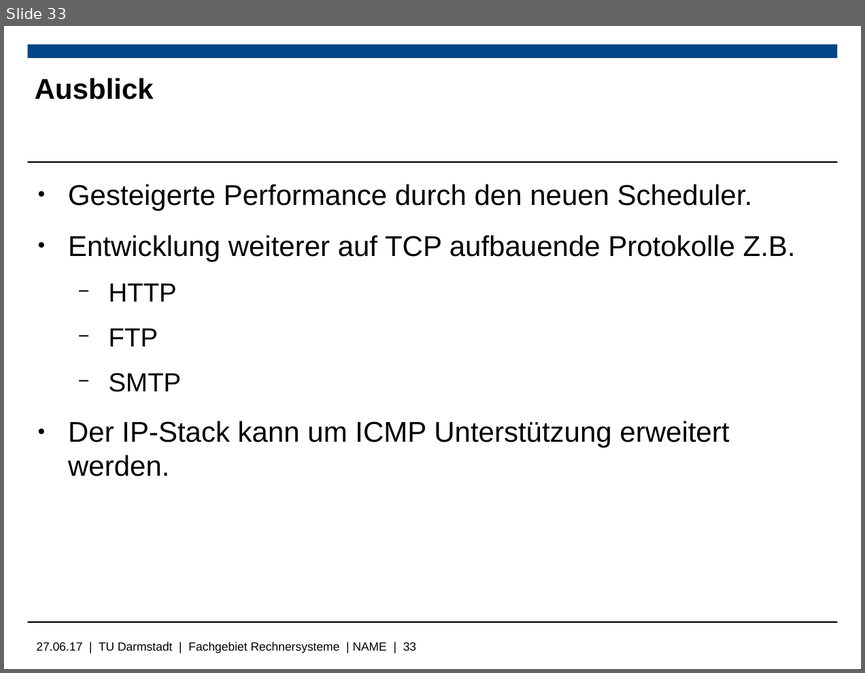
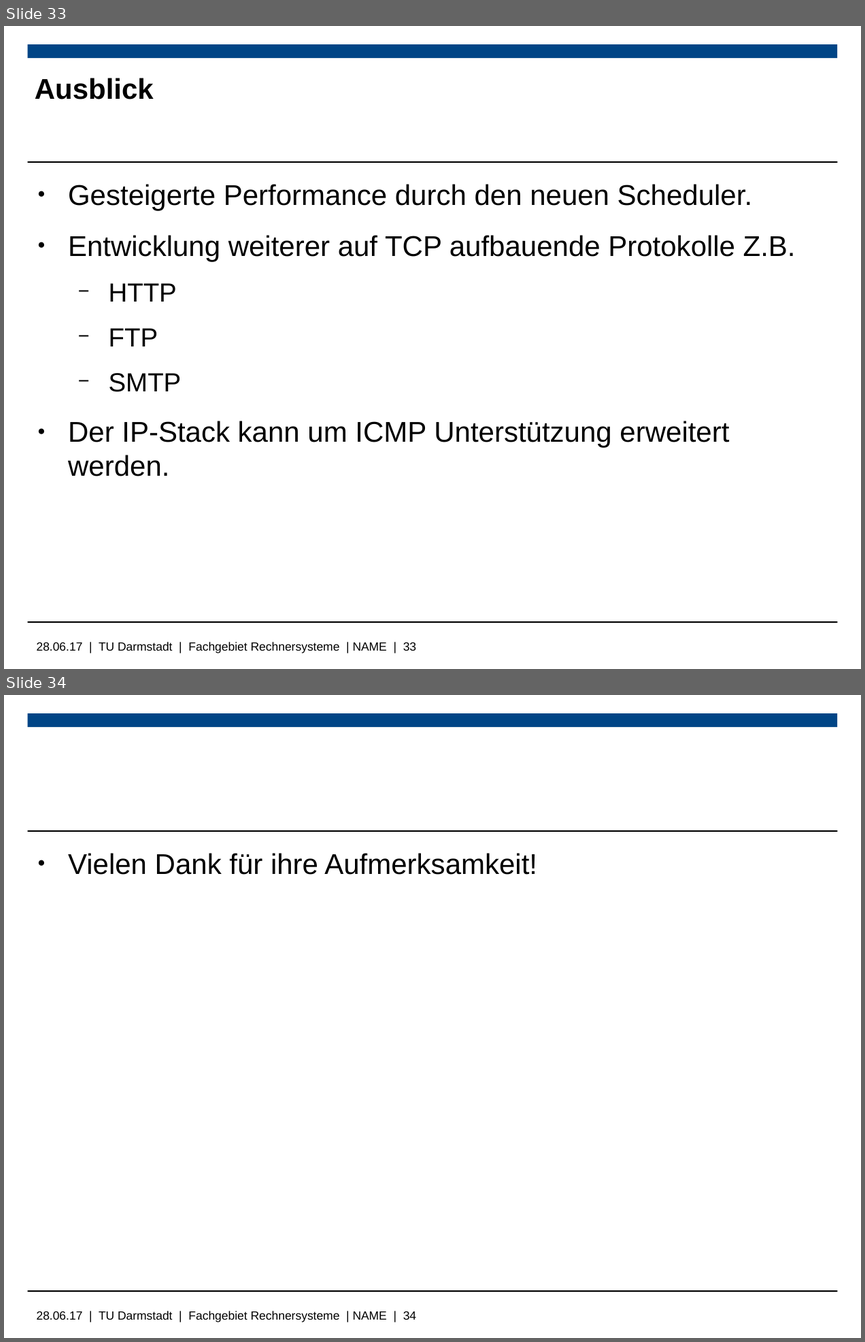
Before and after one commit to Wiero/Bachelorarbeit, a slide deck: Bachelorpräsenation.odp. Shown one above the other, each under a label of ours: slide 33 before the commit, slides 33 and 34 after it. The pictures are 865x673 and 865x1342 pixels, drawn with LibreOffice and Linux fonts; fonts in the diff are those of the drawing; background and template pictures are left out. Boxes give left, top, right and bottom in pixels: in the first picture for what was removed or moved away, otherwise in the second. Text is boxed around its words. In the diff, an @@ line names an element or a change of style, - is before the commit and + after.

```diff
--- a/Bachelorpräsenation.odp
+++ b/Bachelorpräsenation.odp
@@ slide 34 added at <box>4,695,861,1338</box>, background #FFFFFF; not listed: 4 template elements that a slide beside it also shows @@
@@ text added at <box>68,853,537,875</box>, 24 pt, text #000000 @@
+● Vielen Dank für ihre Aufmerksamkeit!
@@ text at <box>37,641,416,653</box>: text changed @@
-27.06.17 | TU Darmstadt | Fachgebiet Rechnersysteme | NAME | 33
+28.06.17 | TU Darmstadt | Fachgebiet Rechnersysteme | NAME | 33
```
Also in this commit, not shown: 7 slides changed, 2 other slides added, 5 other files.
